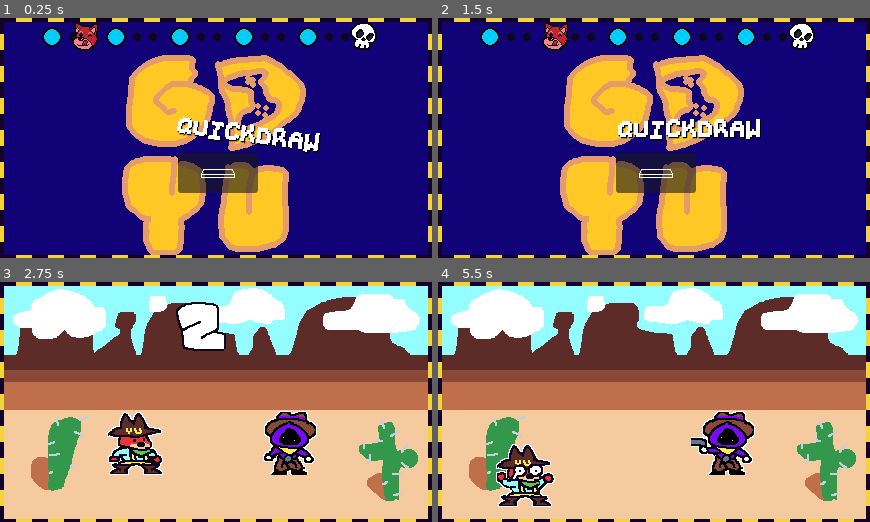
Above: before the commit, frames 1-4 (two rows, left to right).
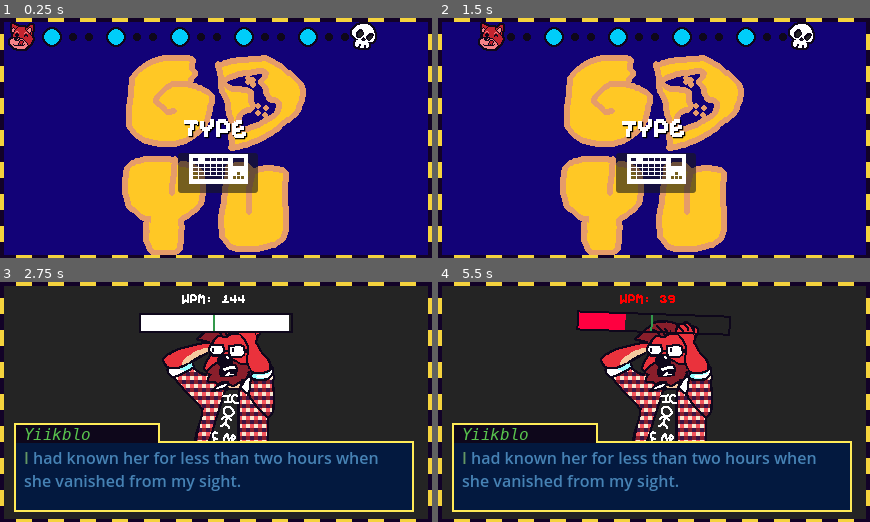
Above: after the commit, the same moments.

Repository: JUB-Yoush/scrimblo-games-vol1
Game: Godot game, scene res://main.tscn
Two runs of this game, one before a commit and one after it. Both use one fixed random seed, a clock stepped at 60 frames per second and the inputs below.
Inputs (mouse positions are in pixels of both pictures, inside the frame that each line leads up to):
- Up to frame 1 (0.25 s): no input
- Up to frame 2 (1.5 s): tap Enter (ui_accept) at 0.5, 0.77, 1.07 s; move the mouse to (749, 126) at 0.52 s; hold Right (ui_right) from 0.53 s (still down); tap Space (draw) at 0.6, 1.35 s; click (749, 126) at 0.67 s; move the mouse to (567, 150) at 1.27 s
- Up to frame 3 (2.75 s): tap Enter (ui_accept) at 1.52, 1.82 s; move the mouse to (259, 349) at 2.02 s; release Right (ui_right) at 2.03 s; hold Left (ui_left) from 2.03 s (still down); tap Space (draw) at 2.1 s
- Up to frame 4 (5.5 s): move the mouse to (632, 450) at 2.77 s; release Left (ui_left) at 2.78 s; hold Right (ui_right) 2.78-4.28 s; tap Space (draw) every 0.75 s from 2.85 to 5.1 s; click (632, 450) at 2.92 s; tap Enter (ui_accept) at 3.02, 3.32, 3.77, 4.07, 4.52, 4.82 s; move the mouse to (783, 438) at 3.52 s; move the mouse to (524, 366) at 4.27 s; hold Left (ui_left) 4.28-5.03 s; move the mouse to (675, 402) at 5.02 s; hold Right (ui_right) from 5.03 s (still down); click (675, 402) at 5.17 s

The runs differ from the first frame. In frame 1, 4.5% of the frame differs, in the area x 1-75%, y 1-70%; in frame 2, 4.3%; in frame 3, 94%; in frame 4, 95%, in the area x 0-100%, y 1-99%.

Commit message:
THIS GAME NEEDS TO BE DONE LIKE TOMORROW

Diff:
--- a/games/quickdraw/src/game.gd
+++ b/games/quickdraw/src/game.gd
@@ -45,7 +45,6 @@
 	scrimblo.texture = load("res://games/quickdraw/assets/scrimblo-cowboy3.png")
 	wizard.texture = load("res://games/quickdraw/assets/wizard-cowboy2.png")
 	print('you lose')
-	await get_tree().create_timer(1).timeout
 	game_over.emit(0)
 	pass
 
@@ -66,7 +65,6 @@
 	scrimblo.texture = load("res://games/quickdraw/assets/scrimblo-cowboy2.png")
 	countdown.texture = null
 	print('you win')
-	await get_tree().create_timer(1).timeout
 	game_over.emit(1)
 	pass
 
--- a/games/yiik/src/game.gd
+++ b/games/yiik/src/game.gd
@@ -106,7 +106,7 @@
 
 func update_wpm():
 	wpm = (typed_chars/5) / (seconds/60)
-	%WPMLabel.text = "WPM: " + str(wpm)
+	%WPMLabel.text = "WPM: " + str(roundf(wpm))
 	%WPMBar.value = wpm
 	if !typing_started:
 		return
--- a/games/yiik/src/game.tscn
+++ b/games/yiik/src/game.tscn
@@ -1,8 +1,9 @@
-[gd_scene load_steps=12 format=3 uid="uid://cg0glil55gaq4"]
+[gd_scene load_steps=13 format=3 uid="uid://cg0glil55gaq4"]
 
 [ext_resource type="Script" path="res://games/yiik/src/game.gd" id="1_6lwmk"]
 [ext_resource type="Texture2D" uid="uid://comjrkv8x7gky" path="res://games/yiik/assets/talkbox.png" id="2_oce5u"]
 [ext_resource type="Texture2D" uid="uid://dji2dysnmfygn" path="res://games/yiik/assets/alex2.png" id="2_v0j2h"]
+[ext_resource type="FontFile" uid="uid://c0fl6pty7w5ci" path="res://games/flyswat/assets/Awe Mono Gold.ttf" id="4_h7yoi"]
 [ext_resource type="Texture2D" uid="uid://vtywrhqquthc" path="res://games/yiik/assets/bar-outer.png" id="4_vrhqq"]
 [ext_resource type="Texture2D" uid="uid://bl1xxiqscrx7" path="res://games/yiik/assets/bar-inner.png" id="5_v0mdc"]
 [ext_resource type="Shader" path="res://games/yiik/src/game.gdshader" id="6_eesxk"]
@@ -155,9 +156,11 @@
 [node name="WPMLabel" type="Label" parent="."]
 unique_name_in_owner = true
 offset_left = 182.0
-offset_top = 5.0
+offset_top = 9.0
 offset_right = 227.0
-offset_bottom = 28.0
+offset_bottom = 32.0
+theme_override_fonts/font = ExtResource("4_h7yoi")
+theme_override_font_sizes/font_size = 16
 text = "WPM: "
 horizontal_alignment = 1
 
--- a/main.gd
+++ b/main.gd
@@ -1,7 +1,7 @@
 extends Node2D
 
 #var microgames:Array[String] = ["quickdraw","yiik","flyswat","yudumsort",]
-var microgames:Array[String] = ["quickdraw"]
+var microgames:Array[String] = ["yiik"]
 var playedGames:Array[String] = []
 var result:bool
 
@@ -103,12 +103,14 @@
 		move_scrimblo()
 
 	%PromptText.text = nextGame.PROMPT
+	%PromptText.pivot_offset = %PromptText.size/2
+	%PromptText.position.x = (432/2) - %PromptText.size.x/2
 	%ControlImg.texture = load("res://assets/%s.png" % nextGame.CONTROLS)
-	%Prompt.visible = true
+	%PromptText.visible = true
 	%Controls.visible = true
 	await get_tree().create_timer(1.5).timeout
 	%ProgressUi.visible = false
 	%Controls.visible = false
 	animPlayer.play("open")
-	%Prompt.visible = false
+	%PromptText.visible = false
 	play_game(nextGame,game_string)
--- a/main.tscn
+++ b/main.tscn
@@ -185,14 +185,14 @@
 tracks/0/type = "value"
 tracks/0/imported = false
 tracks/0/enabled = true
-tracks/0/path = NodePath("AnimationPlayer/Prompt:rotation")
-tracks/0/interp = 1
-tracks/0/loop_wrap = true
-tracks/0/keys = {
-"times": PackedFloat32Array(0),
-"transitions": PackedFloat32Array(1),
-"update": 0,
-"values": [0.0]
+tracks/0/path = NodePath("AnimationPlayer/PromptText:rotation")
+tracks/0/interp = 1
+tracks/0/loop_wrap = true
+tracks/0/keys = {
+"times": PackedFloat32Array(0),
+"transitions": PackedFloat32Array(1),
+"update": 0,
+"values": [-0.0523599]
 }
 
 [sub_resource type="Animation" id="Animation_lcmx3"]
@@ -203,14 +203,14 @@
 tracks/0/type = "value"
 tracks/0/imported = false
 tracks/0/enabled = true
-tracks/0/path = NodePath("AnimationPlayer/Prompt:rotation")
-tracks/0/interp = 1
-tracks/0/loop_wrap = true
-tracks/0/keys = {
-"times": PackedFloat32Array(0, 0.2),
-"transitions": PackedFloat32Array(1, 1),
-"update": 0,
-"values": [-0.261799, 0.261799]
+tracks/0/path = NodePath("AnimationPlayer/PromptText:rotation")
+tracks/0/interp = 1
+tracks/0/loop_wrap = true
+tracks/0/keys = {
+"times": PackedFloat32Array(0, 0.1, 0.2),
+"transitions": PackedFloat32Array(1, 1, 1),
+"update": 0,
+"values": [-0.0872665, 0.0, 0.0523599]
 }
 
 [sub_resource type="AnimationLibrary" id="AnimationLibrary_xal1y"]
@@ -229,7 +229,6 @@
 
 [node name="ProgressUi" type="VBoxContainer" parent="border"]
 unique_name_in_owner = true
-visible = false
 layout_mode = 0
 offset_top = 4.0
 offset_right = 432.0
@@ -242,7 +241,7 @@
 
 [node name="ScrimbloIcon" type="Sprite2D" parent="border/ProgressUi"]
 unique_name_in_owner = true
-position = Vector2(53, 15)
+position = Vector2(-11, 15)
 texture = ExtResource("4_xgi41")
 
 [node name="SubViewportContainer" type="SubViewportContainer" parent="."]
@@ -299,22 +298,18 @@
 texture = ExtResource("8_ve5y5")
 stretch_mode = 2
 
-[node name="Prompt" type="MarginContainer" parent="AnimationPlayer"]
-unique_name_in_owner = true
-offset_left = 212.0
-offset_top = 91.0
-offset_right = 260.0
-offset_bottom = 131.0
-theme_override_constants/margin_left = -32
-
-[node name="PromptText" type="Label" parent="AnimationPlayer/Prompt"]
-unique_name_in_owner = true
-layout_mode = 2
+[node name="PromptText" type="Label" parent="AnimationPlayer"]
+unique_name_in_owner = true
+offset_left = 181.0
+offset_top = 95.0
+offset_right = 245.0
+offset_bottom = 127.0
+rotation = -0.0523599
 theme_override_colors/font_shadow_color = Color(0, 0, 0, 1)
 theme_override_colors/font_outline_color = Color(0, 0, 0, 1)
 theme_override_fonts/font = ExtResource("7_rwdij")
 theme_override_font_sizes/font_size = 32
-text = "OBAMA"
+text = "TEXT"
 metadata/_edit_use_anchors_ = true
 
 [node name="textAnimPlayer" type="AnimationPlayer" parent="."]
Not shown, changed: todo.md
